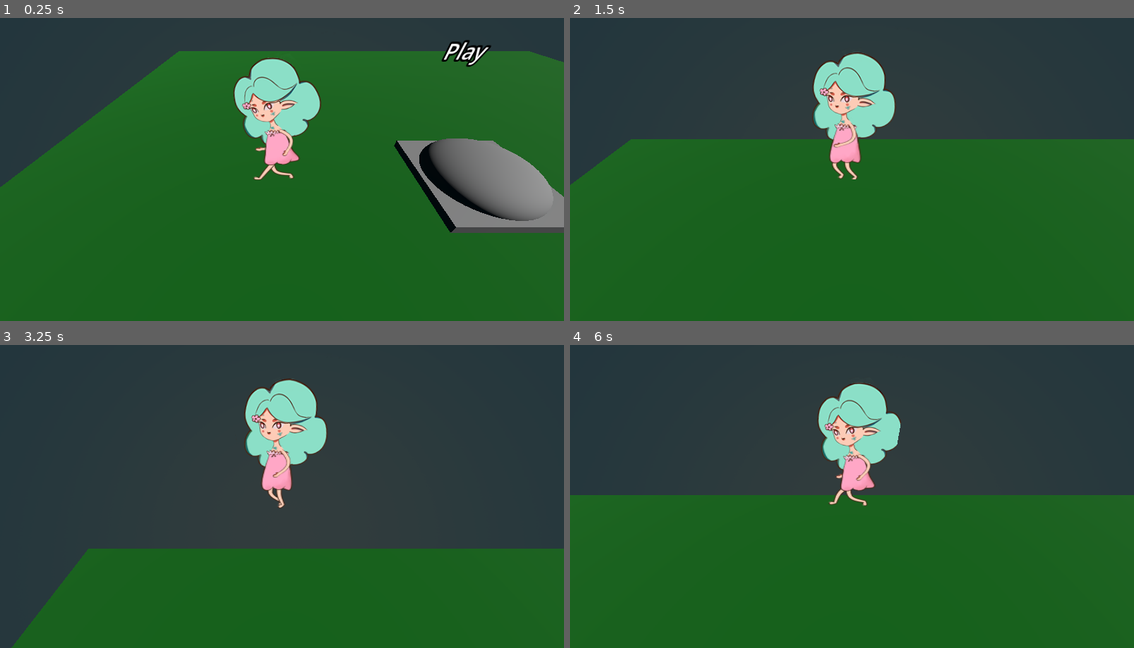
Above: before the commit, frames 1-4 (two rows, left to right).
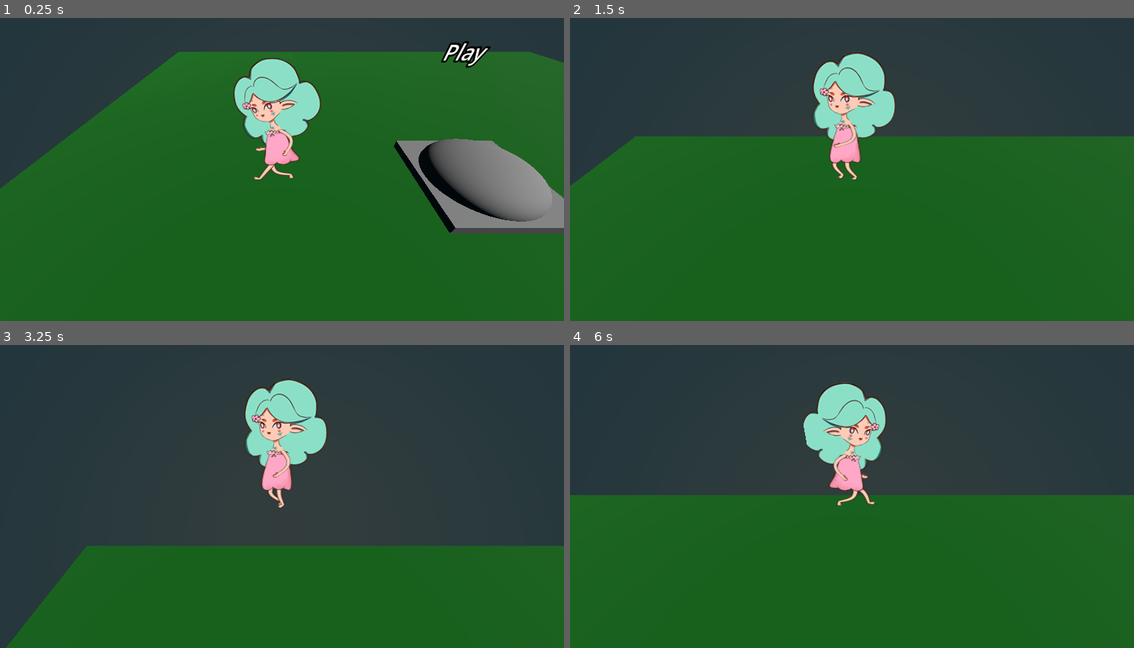
Above: after the commit, the same moments.

Repository: Mangonels/Project-Koi
Game: Godot game, scene res://scenes/main_menu.tscn
Same seed, same stepped clock (60 frames per second), same inputs: the game is played once before the commit and once after it.
Inputs (mouse positions are in pixels of both pictures, inside the frame that each line leads up to):
- Up to frame 1 (0.25 s): no input
- Up to frame 2 (1.5 s): tap Enter (ui_accept) at 0.5 s; move the mouse to (880, 160) at 0.52 s; hold W (move_forward) from 0.53 s (still down); tap Space (jump) at 0.77 s; move the mouse to (823, 163) at 1.27 s
- Up to frame 3 (3.25 s): keep holding W (move_forward); tap Space (jump) at 1.52, 3.02 s; move the mouse to (293, 484) at 2.02 s; move the mouse to (276, 493) at 2.77 s
- Up to frame 4 (6 s): move the mouse to (891, 493) at 3.52 s; tap Space (jump) at 3.77, 4.52 s; move the mouse to (806, 487) at 4.27 s; move the mouse to (857, 490) at 5.02 s; move the mouse to (829, 484) at 5.77 s; release W (move_forward) at 5.78 s; hold D (strafe_right) from 5.78 s (still down)

The runs differ from the first frame. In frame 1, 0.7% of the frame differs, in the area x 0-100%, y 7-72%; in frame 2, 0.8%; in frame 3, 1.1%; in frame 4, 2.7%, in the area x 41-59%, y 12-54%.

Commit message:
movement anim update

Diff:
--- a/scenes/player/player.tscn
+++ b/scenes/player/player.tscn
@@ -11,7 +11,7 @@
 [sub_resource type="SphereShape3D" id="SphereShape3D_lvxji"]
 
 [sub_resource type="CapsuleShape3D" id="CapsuleShape3D_p47bc"]
-height = 2.4
+height = 2.2
 
 [node name="Player" type="Node3D"]
 
@@ -41,7 +41,7 @@
 shape = SubResource("SphereShape3D_lvxji")
 
 [node name="PlayerBody" type="RigidBody3D" parent="." node_paths=PackedStringArray("grounded_query", "player_logic", "sprite_animations") groups=["Player_Body"]]
-transform = Transform3D(1, 0, 0, 0, 1, 0, 0, 0, 1, 0, 1.00514, 0)
+transform = Transform3D(1, 0, 0, 0, 1, 0, 0, 0, 1, 0, 1.02406, 0)
 axis_lock_angular_x = true
 axis_lock_angular_y = true
 axis_lock_angular_z = true
@@ -56,14 +56,14 @@
 metadata/_custom_type_script = "uid://s81joe7xlyqv"
 
 [node name="CollisionShape3D" type="CollisionShape3D" parent="PlayerBody"]
-transform = Transform3D(1, 0, 0, 0, 1, 0, 0, 0, 1, 0, 0.275512, 0)
+transform = Transform3D(1, 0, 0, 0, 1, 0, 0, 0, 1, 0, 0.20974, 0)
 shape = SubResource("CapsuleShape3D_p47bc")
 
 [node name="AnimatedSprite3D" type="AnimatedSprite3D" parent="PlayerBody"]
 transform = Transform3D(1, 0, 0, 0, 1, 0, 0, 0, 1, 0, 0.381229, 0)
 sprite_frames = ExtResource("7_0owmy")
 animation = &"1_movement"
-frame_progress = 0.929185
+frame_progress = 0.513215
 
 [node name="Camera3D" type="Camera3D" parent="PlayerBody"]
 transform = Transform3D(1, 0, 0, 0, 0.735092, 0.677967, 0, -0.677967, 0.735092, 0, 2.28216, 3.00933)
--- a/scripts/player_movement.gd
+++ b/scripts/player_movement.gd
@@ -46,6 +46,11 @@
 	if _horizontal_movement == Vector2.ZERO || movement_locked:
 		sprite_animations.stop()
 		return
+
+	if _horizontal_movement.x > 0.0:
+		sprite_animations.scale.x = -1.0
+	elif _horizontal_movement.x < 0.0:
+		sprite_animations.scale.x = 1.0
 
 	# The velocity the protagonist's rigidbody will try to achieve,
 	# depends on grounded or airbourne status
